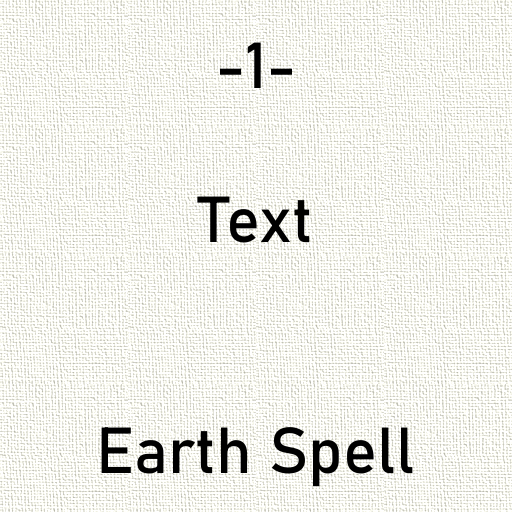
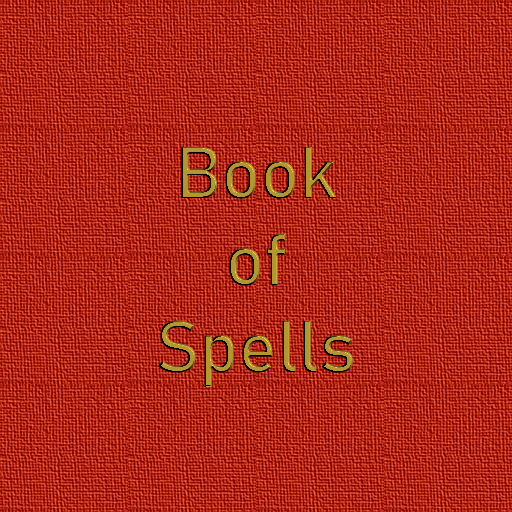
Comparing the layer stacks of the two 512x512 images. Changes:
renamed "-1- ..." to "-7- ...", hid it, painted on it over (101, 32, 413, 487)
added layer "Book ..." above "Laag" over (158, 146, 353, 387)
added layer "Laag" above "Achtergrond" over (0, 0, 512, 512)
